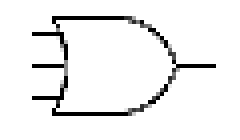
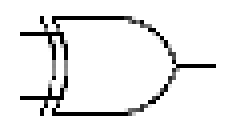
Revision of a layered 240x140 image; what changed, layer by layer:
hid "or3" over [32, 64, 64, 68]
showed "Layer 3 copy", painted on it, masked it over [20, 16, 168, 116]
painted on "Layer 3", masked it over [20, 16, 168, 116]
hid "Background" over [20, 16, 168, 116]
